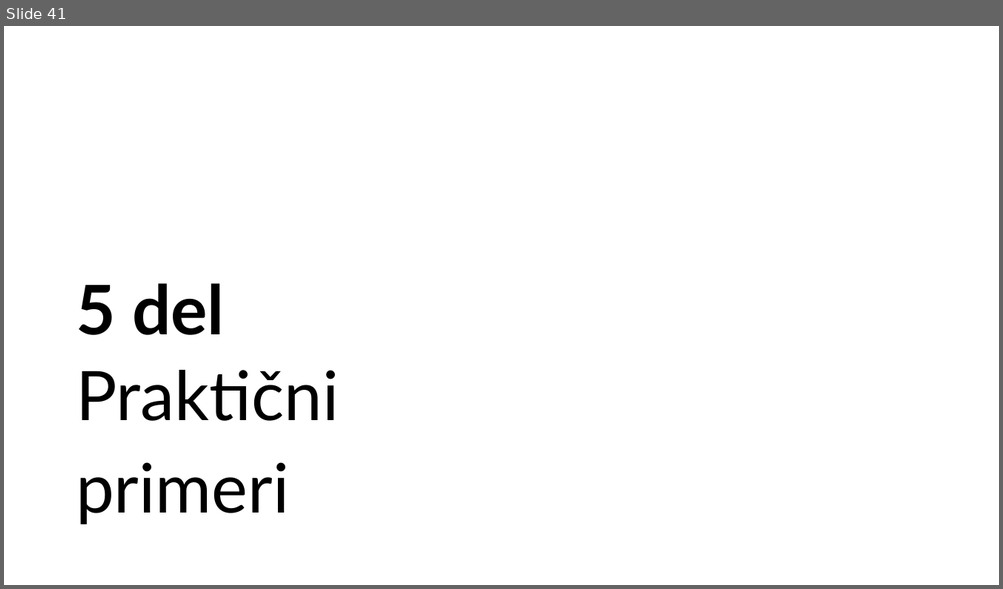
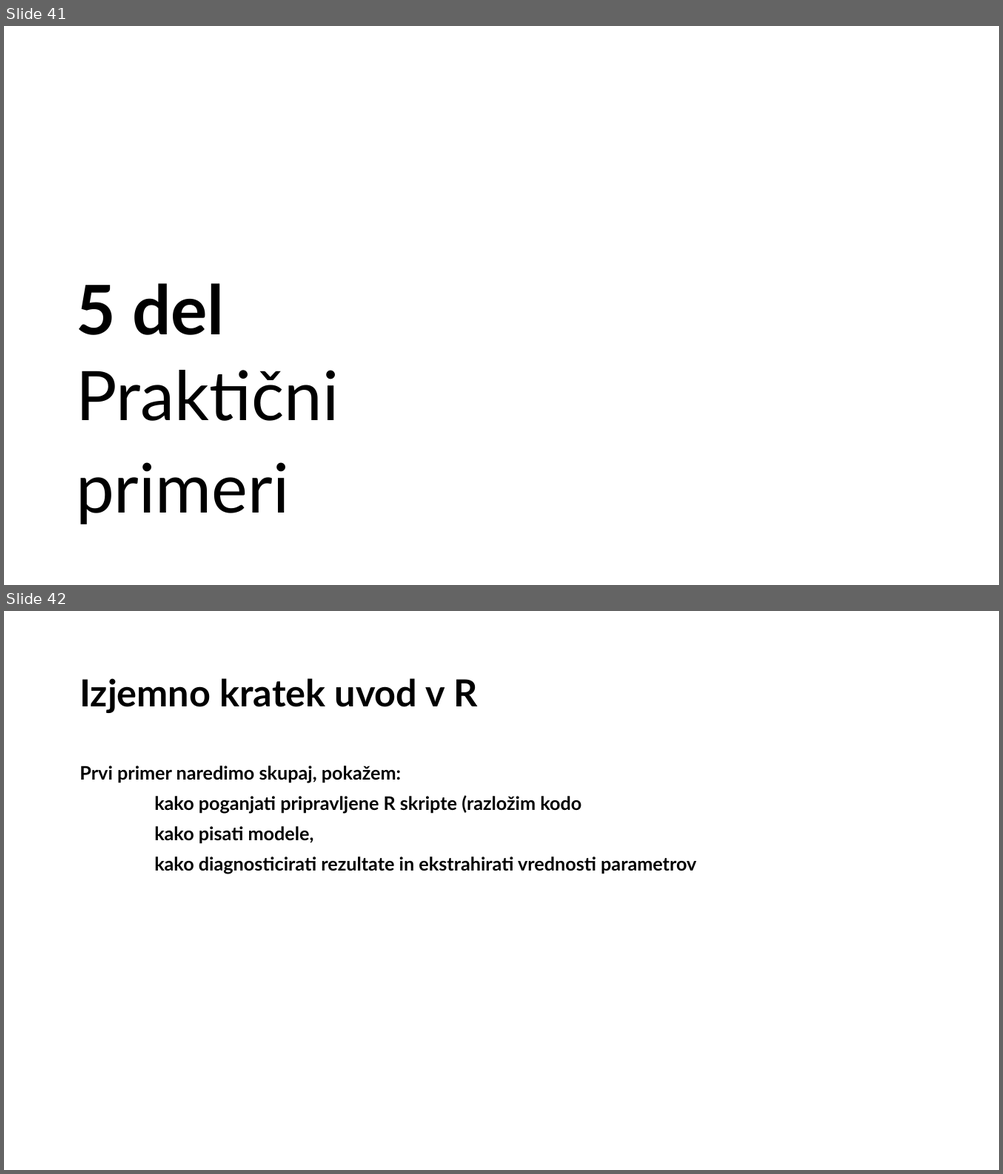
Before and after one commit to bstatcomp/Stan-Intro-Workshop, a slide deck: slides/prezentacija.pptx. Shown one above the other, each under a label of ours: slide 41 before the commit, slides 41 and 42 after it. The pictures are 1003x589 and 1003x1174 pixels, drawn with LibreOffice and Linux fonts; fonts in the diff are those of the drawing. Boxes give left, top, right and bottom in pixels: in the first picture for what was removed or moved away, otherwise in the second. Text is boxed around its words. In the diff, an @@ line names an element or a change of style, - is before the commit and + after.

```diff
--- a/slides/prezentacija.pptx
+++ b/slides/prezentacija.pptx
@@ slide 42 added at [4, 611, 999, 1170], background #FFFFFF @@
@@ title added at [79, 678, 477, 713], 36 pt, text #000000, bold @@
+Izjemno kratek uvod v R
@@ text added at [79, 766, 696, 874], 18 pt, text #000000, bold @@
+Prvi primer naredimo skupaj, pokažem:
+kako poganjati pripravljene R skripte (razložim kodo
+kako pisati modele,
+kako diagnosticirati rezultate in ekstrahirati vrednosti parametrov
```
Also in this commit, not shown: 2 slides changed, 19 other files.
